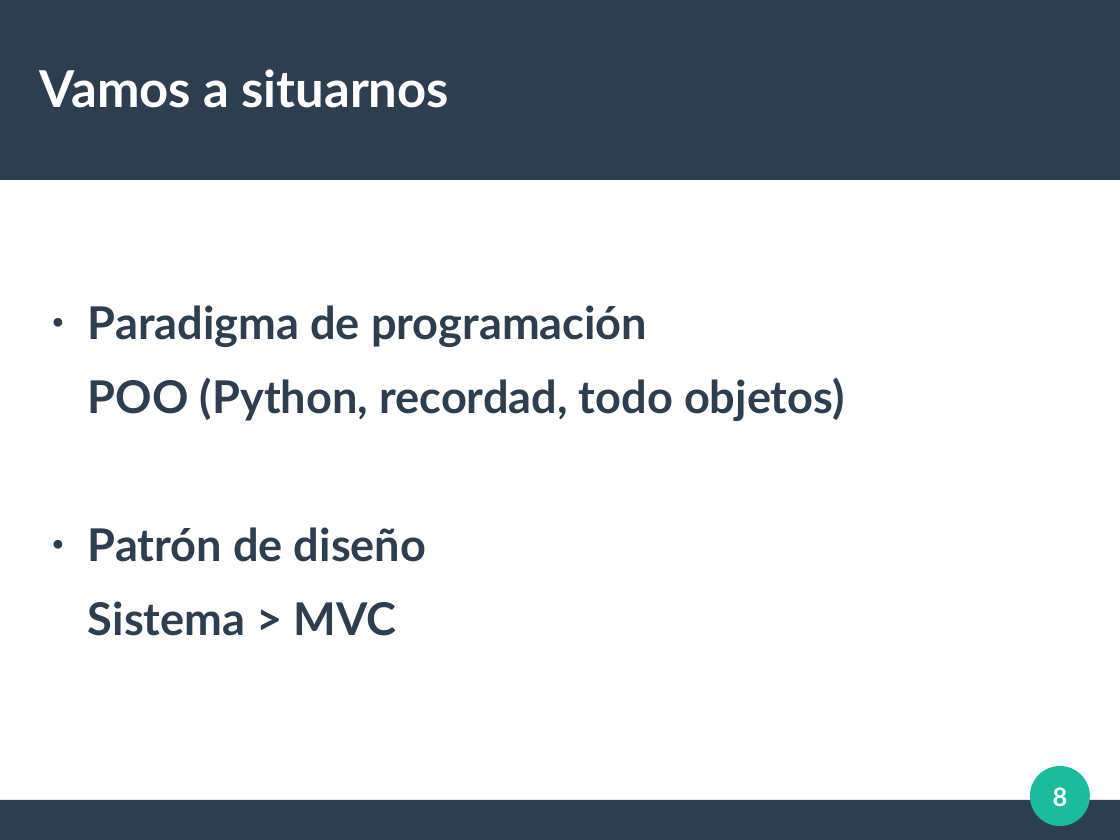
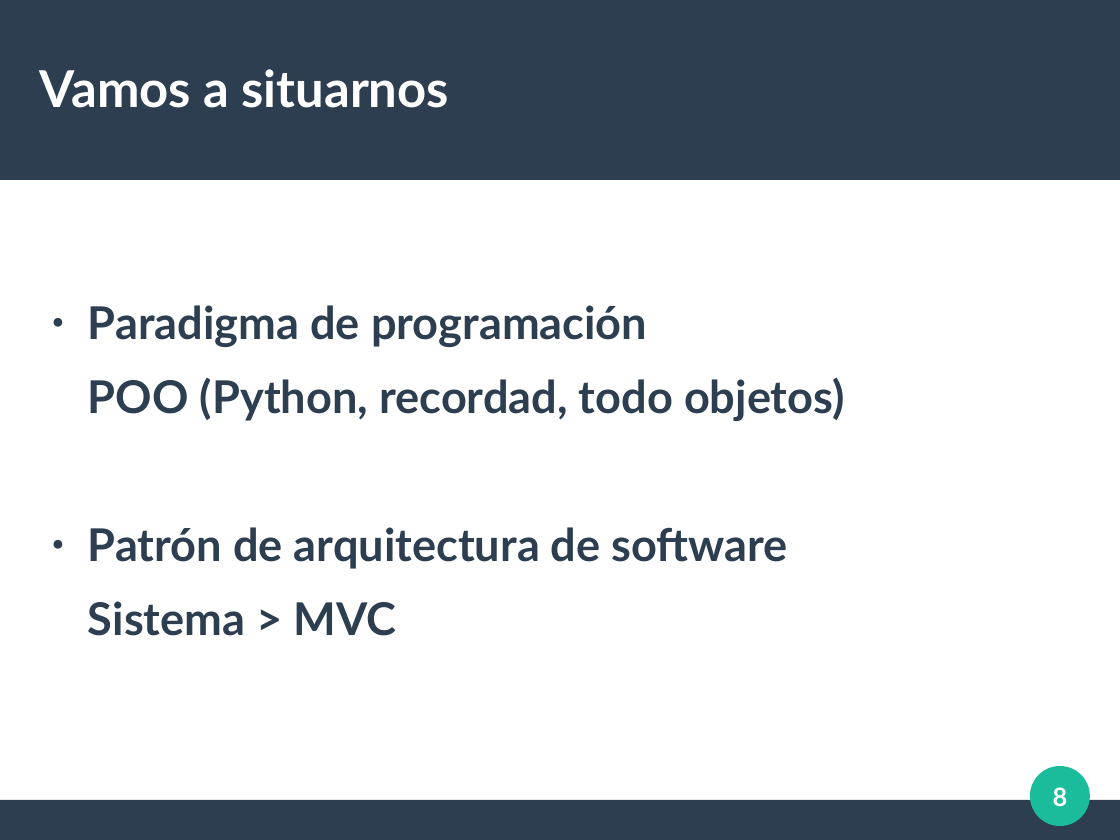
Before and after one commit to albeerto26/DjangoServerHeroku, a slide deck: slide 8 of diapos/Introduccion Django.odp. Drawn at 1120x840 pixels with LibreOffice and Linux fonts; fonts in the diff are those of the drawing. Boxes give left, top, right and bottom in pixels: in the first picture for what was removed or moved away, otherwise in the second. Text is boxed around its words. In the diff, an @@ line names an element or a change of style, - is before the commit and + after.

```diff
--- a/diapos/Introduccion Django.odp
+++ b/diapos/Introduccion Django.odp
@@ text at <box>88,527,788,569</box>: text changed @@
-● Patrón de diseño
+● Patrón de arquitectura de software
```
Also in this commit, not shown: 3 other slides changed, 1 slide removed, 4 other files.
